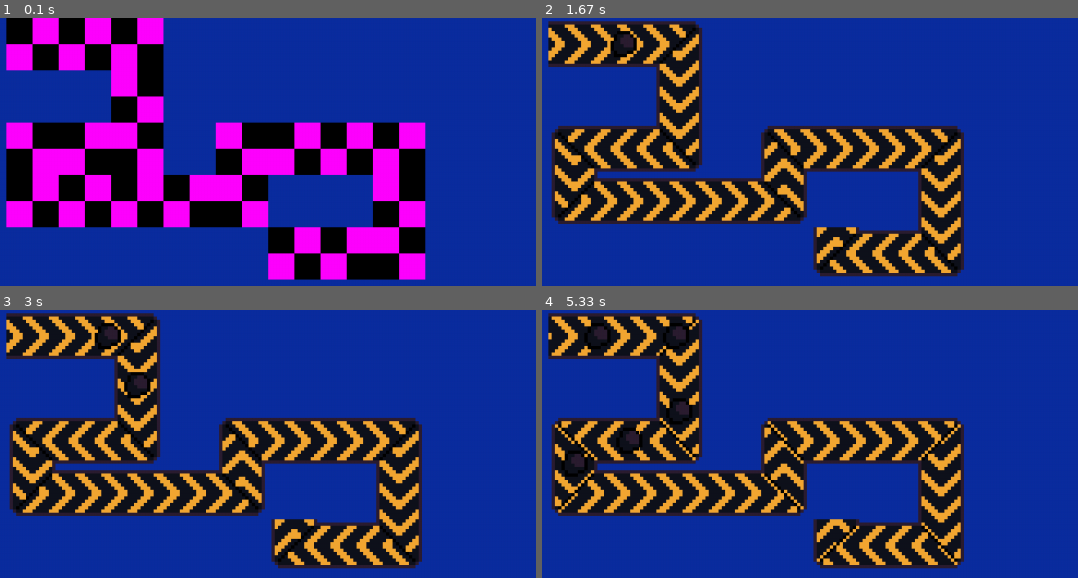
Above: before the commit, frames 1-4 (two rows, left to right).
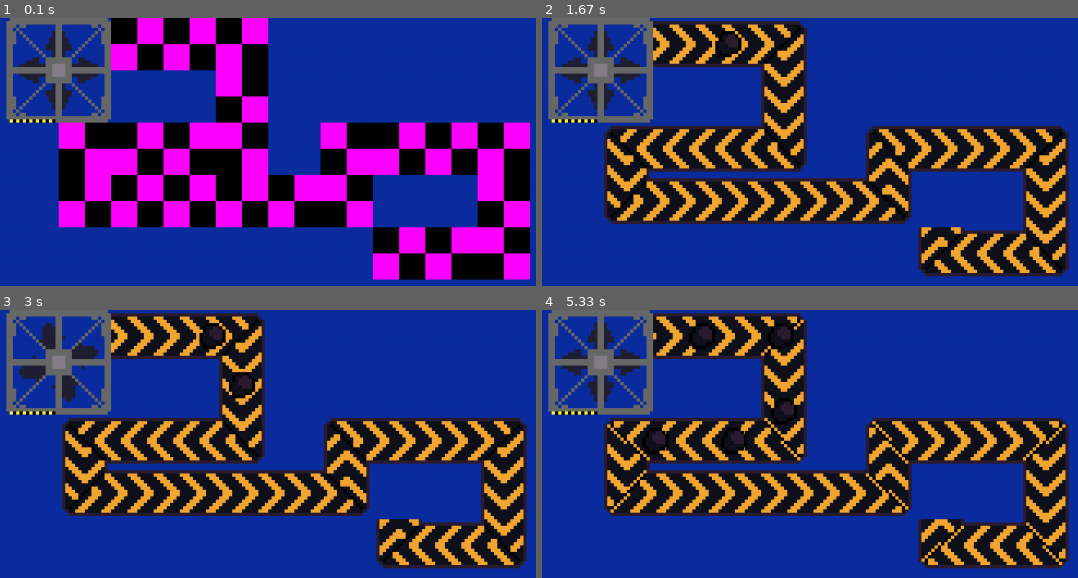
Above: after the commit, the same moments.

Repository: fijianfugufish/factory-game
Game: pygame game, started from main.pyw
Same seed, same stepped clock (60 frames per second), same inputs: the game is played once before the commit and once after it.
Inputs:
- Up to frame 1 (0.1 s): no input
- Up to frame 2 (1.67 s): no input
- Up to frame 3 (3 s): no input
- Up to frame 4 (5.33 s): no input

The runs differ from the first frame. In frame 1, 50% of the frame differs, in the area x 1-99%, y 0-98%; in frame 2, 42%; in frame 3, 42%; in frame 4, 43%.

Commit message:
fixed bug where conveyor decoder assumed every conveyor began at (0, 0) and added basic producer decoding

Diff:
--- a/decodeFactory.py
+++ b/decodeFactory.py
@@ -14,6 +14,8 @@
 visibleItems: dict[int, "Item"] = {}
 uniqueids: list[int] = []
 
+_DrillFrames = [image.load(f"Images/Drill/Drill{i}.png").convert_alpha() for i in range(1, 7)]
+
 _ConveyorStraightFrames = [image.load(f"Images/Conveyorbelt/ConveyorStraight/ConveyorStraight{i}.png").convert_alpha() for i in range(1, 9)]
 _ConveyorTurnFrames =     [image.load(f"Images/Conveyorbelt/ConveyorTurn/ConveyorTurn{i}.png").convert_alpha() for i in range(1, 9)]
 
@@ -23,7 +25,8 @@
     def __init__(self, x, y, id, worldPos, **kwargs):
         super().__init__(x, y, w = 2 * 64, h = 2 * 64, **kwargs)
 
-        #self.addAnimation("move", *ConveyorStraightFrames)
+        self.addAnimation("drill", *_DrillFrames)
+        self.startAnimation("drill", 8)
         self.id = id
 
         self.worldPos = worldPos
@@ -91,11 +94,16 @@
 
         transport = factory.transports[id]
 
-        previousPos = (0, 0)
-        previousDirection = fac.Directions.North
+        previousPos = None
+        previousDirection = None
 
         for i, turns in enumerate(transport.turns):
             length = 0
+
+            if previousPos is None and previousDirection is None:
+                previousPos = turns[0]
+                previousDirection = turns[1]
+
             turnPos = turns[0]
             turnDir = turns[1] if len(turns) > 1 else previousDirection
 
@@ -184,6 +192,19 @@
             previousDirection = turnDir
             previousPos = turnPos
 
+    # decode for producers
+    elif id in factory.producers:
+        producer = factory.producers[id]
+        pos = producer.position
+
+        screenPos = worldToSreen(pos)
+
+        # ensure producer is a known type
+        if producer.type == "Drill":
+            drill = Drill(screenPos[0], screenPos[1], id, pos)
+        else:
+            assert ValueError, "unknown producer type"
+
 def _renderVisibleItems(factory: fac.Factory):
     global nextVisibleItemid
 
--- a/factory.py
+++ b/factory.py
@@ -252,6 +252,7 @@
         transport = self.transports[transportid]
 
         if not transport.turns:
+            print(turn[1])
             transport.initialDirection = turn[1]
 
         transport.finalDirection = turn[1]
--- a/main.pyw
+++ b/main.pyw
@@ -18,6 +18,8 @@
     mainFactory = fac.Factory()
 
     drill1 = mainFactory.addProducer(fac.drill)
+    mainFactory.updateProducer(drill1, position = (1, 0))
+
     furnace = mainFactory.addMachine(fac.furnace)
 
     conveyor1 = mainFactory.addTransport(fac.conveyor)
@@ -26,18 +28,19 @@
 
     mainFactory.updateMachine(furnace, inputids = [conveyor1], outputid = None, recipe = fac.steelRecipe)
 
-    mainFactory.addTransportTurn(conveyor1, [(1, 0), fac.Directions.East])
-    mainFactory.addTransportTurn(conveyor1, [(3, 0), fac.Directions.South])
-    mainFactory.addTransportTurn(conveyor1, [(3, 2), fac.Directions.West])
-    mainFactory.addTransportTurn(conveyor1, [(1, 2), fac.Directions.South])
-    mainFactory.addTransportTurn(conveyor1, [(1, 3), fac.Directions.East])
-    mainFactory.addTransportTurn(conveyor1, [(5, 3), fac.Directions.North])
-    mainFactory.addTransportTurn(conveyor1, [(5, 2), fac.Directions.East])
-    mainFactory.addTransportTurn(conveyor1, [(8, 2), fac.Directions.South])
-    mainFactory.addTransportTurn(conveyor1, [(8, 4), fac.Directions.West])
-    mainFactory.addTransportTurn(conveyor1, [(6, 4), fac.Directions.North])
+    mainFactory.addTransportTurn(conveyor1, [(3, 0), fac.Directions.East])
+    mainFactory.addTransportTurn(conveyor1, [(5, 0), fac.Directions.South])
+    mainFactory.addTransportTurn(conveyor1, [(5, 2), fac.Directions.West])
+    mainFactory.addTransportTurn(conveyor1, [(2, 2), fac.Directions.South])
+    mainFactory.addTransportTurn(conveyor1, [(2, 3), fac.Directions.East])
+    mainFactory.addTransportTurn(conveyor1, [(7, 3), fac.Directions.North])
+    mainFactory.addTransportTurn(conveyor1, [(7, 2), fac.Directions.East])
+    mainFactory.addTransportTurn(conveyor1, [(10, 2), fac.Directions.South])
+    mainFactory.addTransportTurn(conveyor1, [(10, 4), fac.Directions.West])
+    mainFactory.addTransportTurn(conveyor1, [(8, 4), fac.Directions.North])
 
     _decodeFactoryComponent(mainFactory, conveyor1)
+    _decodeFactoryComponent(mainFactory, drill1)
 
     while gameRunning:
         # main game loop
Binary file added: Images/Drill/Drill1.png
Binary file added: Images/Drill/Drill2.png
Binary file added: Images/Drill/Drill3.png
Binary file added: Images/Drill/Drill4.png
Binary file added: Images/Drill/Drill5.png
Binary file added: Images/Drill/Drill6.png
